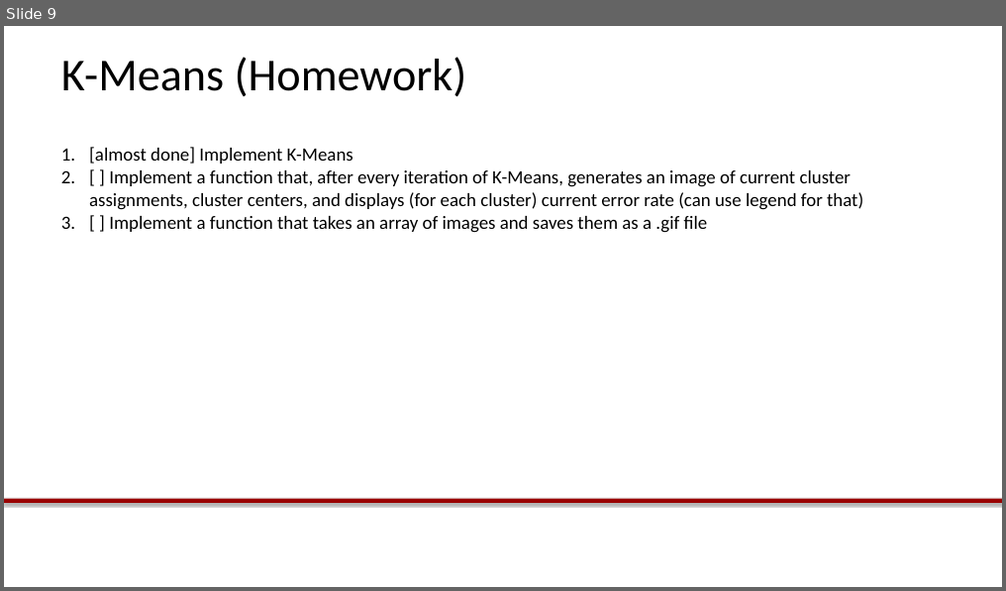
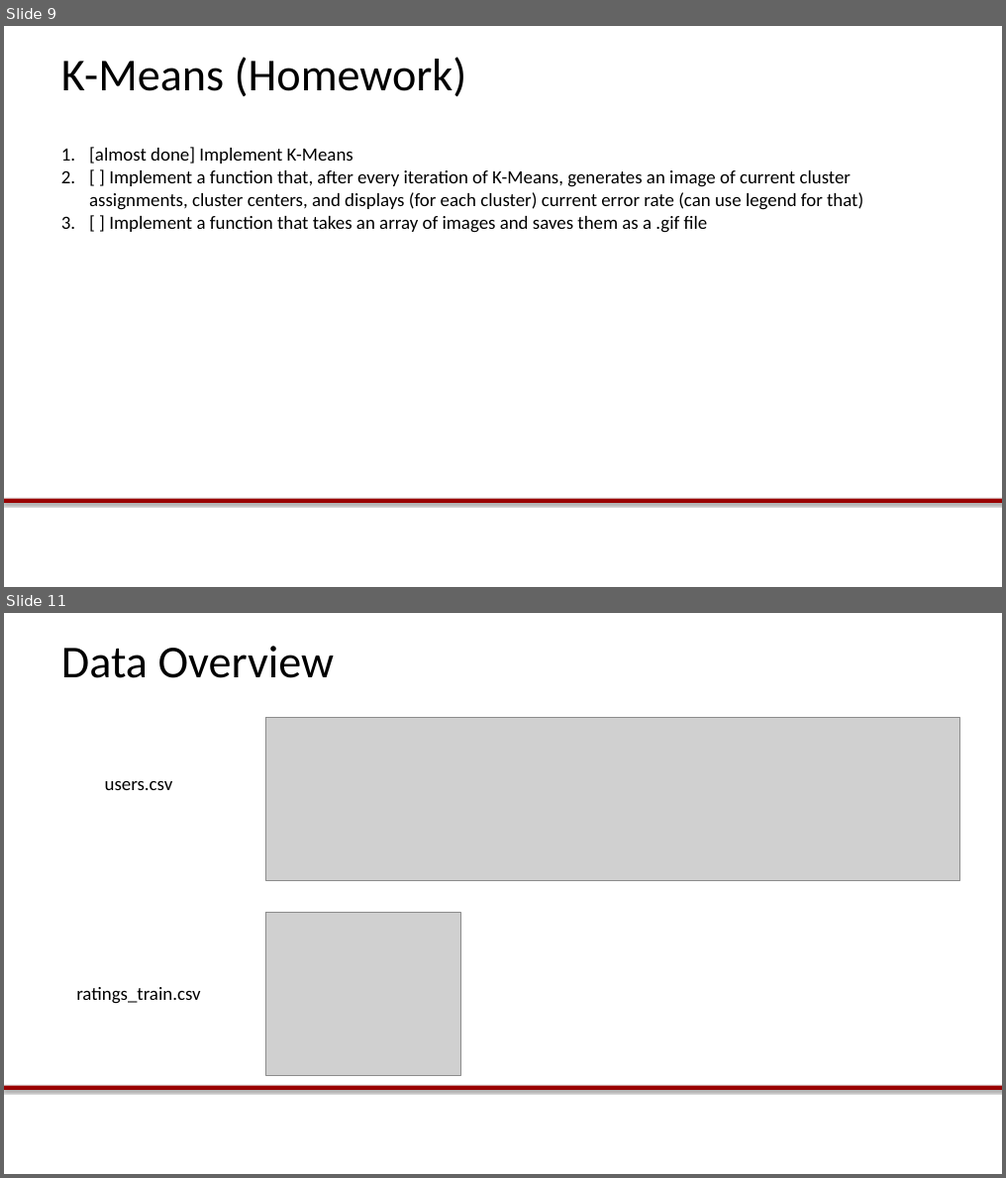
Before and after one commit to dnfeldman/soongsil, a slide deck: Lab1.pptx. Shown one above the other, each under a label of ours: slide 9 before the commit, slides 9 and 11 after it; the slides between them are not shown. The pictures are 1006x591 and 1006x1178 pixels, drawn with LibreOffice and Linux fonts; fonts in the diff are those of the drawing; grey boxes stand for pictures; background and template pictures are left out. Boxes give left, top, right and bottom in pixels: in the first picture for what was removed or moved away, otherwise in the second. Text is boxed around its words. In the diff, an @@ line names an element or a change of style, - is before the commit and + after.

```diff
--- a/Lab1.pptx
+++ b/Lab1.pptx
@@ slide 11 added at [4,613,1002,1174], background #FFFFFF; not listed: 1 template element that a slide beside it also shows @@
@@ title added at [61,646,335,678], 44 pt, text #000000 @@
+Data Overview
@@ picture added at [265,718,960,881] @@
@@ text added at [105,781,173,790], 18 pt, text #000000 @@
+users.csv
@@ picture added at [265,912,460,1076] @@
@@ text added at [76,987,200,1004], 18 pt, text #000000 @@
+ratings_train.csv
```
Also in this commit, not shown: 6 other slides added.
